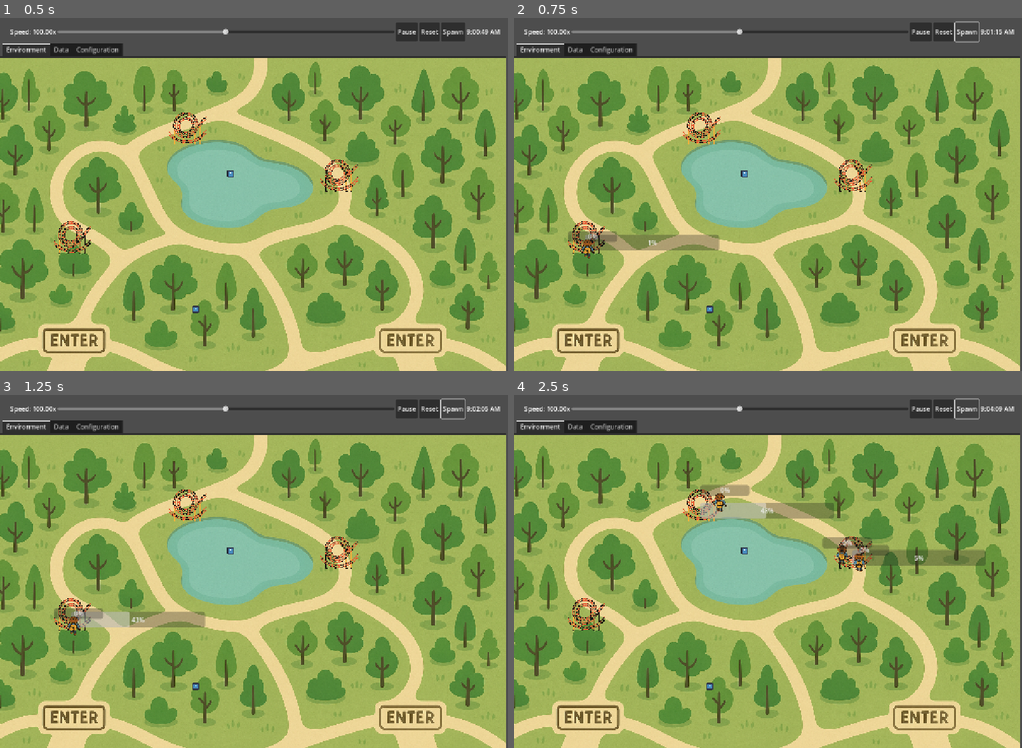
Above: before the commit, frames 1-4 (two rows, left to right).
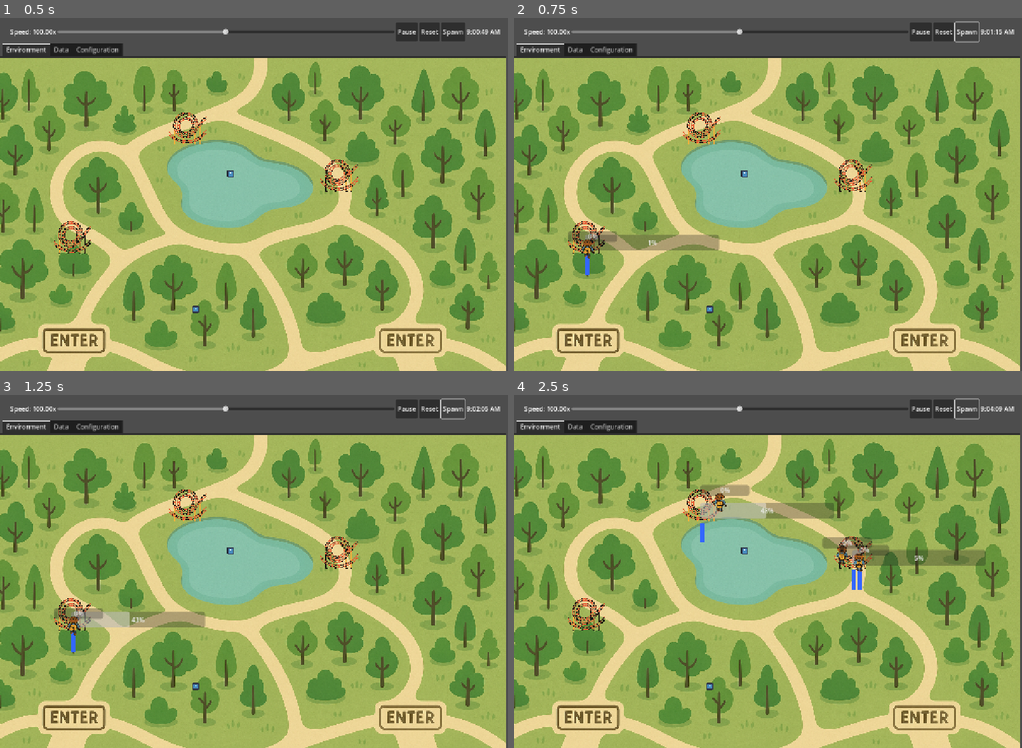
Above: after the commit, the same moments.

Repository: drewcydrew/sim-testing
Game: Godot game, scene res://World/World.tscn
The game is run twice, just before and just after one commit, with the same random seed, the same clock (stepped at 60 frames per second) and the same inputs. The engine's default icon, where the game draws it, is replaced by a stand-in: a white triangle on a blue panel in a dark square.
Inputs:
- Up to frame 1 (0.5 s): no input
- Up to frame 2 (0.75 s): click "Spawn" at 0.5 s
- Up to frame 3 (1.25 s): no input
- Up to frame 4 (2.5 s): click "Spawn" at 1.25 s; click "Spawn" at 2 s

Frame 1 is identical in both runs. In frame 2, less than 0.1% of the frame differs, in the area x 14-15%, y 67-73%; in frame 3, less than 0.1%; in frame 4, 0.1%, in the area x 36-69%, y 36-56%.

Commit message:
updating attractions to use gantt chart

Diff:
--- a/Attraction/attraction.gd
+++ b/Attraction/attraction.gd
@@ -5,6 +5,7 @@
 @onready var tooltip: Control = $Tooltip
 @export var visit_duration_seconds: float = 120.0
 @export var capacity: int = 2
+@export var attractionName: String = "Whirly Dirvy"
 
 signal visit_requested(traveller: Node)
 signal visit_started(traveller: Node)
@@ -12,6 +13,7 @@
 
 @onready var progress_bar: ProgressBar = $ProgressBar
 @onready var queueIndicator: HBoxContainer = $QueueIndicator
+@onready var activeIndicator: HBoxContainer = $ActiveIndicator
 
 var queue: Array[Node] = []
 var active: Array[Node] = []
@@ -74,10 +76,17 @@
 	# Show progress only for single-slot attractions (shared bar)
 	var show_progress := (capacity == 1)
 	queueIndicator.get_child(0).queue_free()
+	var rect = ColorRect.new()
+	rect.color = Color(0.2, 0.4, 1.0)  # cyan color
+	rect.custom_minimum_size = Vector2(10, 10)
+	activeIndicator.add_child(rect)
+	GanttHub.start_named("Serving", SimulationClock.now(), attractionName, Color8(52, 152, 219))  # orange
 	await _visit_for_sim_seconds(get_visit_duration())
+	GanttHub.finish_named(attractionName, SimulationClock.now())
 
 	emit_signal("visit_finished", traveller)
 	active.erase(traveller)
+	activeIndicator.get_child(0).queue_free()
 
 	# Clean up progress bar in single-slot case
 	if capacity == 1 and active.is_empty():
--- a/Attraction/attraction.tscn
+++ b/Attraction/attraction.tscn
@@ -47,5 +47,10 @@
 offset_right = 204.0
 offset_bottom = 51.0
 
+[node name="ActiveIndicator" type="HBoxContainer" parent="."]
+offset_top = 51.0
+offset_right = 161.0
+offset_bottom = 101.0
+
 [connection signal="mouse_entered" from="." to="." method="_on_mouse_entered"]
 [connection signal="mouse_exited" from="." to="." method="_on_mouse_exited"]
--- a/Environment/environment.tscn
+++ b/Environment/environment.tscn
@@ -89,9 +89,11 @@
 
 [node name="Attraction2" parent="NavTargets" groups=["attractions"] instance=ExtResource("3_2r6fk")]
 position = Vector2(472, 176)
+attractionName = "second attraction"
 
 [node name="Attraction3" parent="NavTargets" groups=["attractions"] instance=ExtResource("3_2r6fk")]
 position = Vector2(182, 451)
+attractionName = "3rd time lucky"
 
 [node name="Travellers" type="Node2D" parent="."]
 
